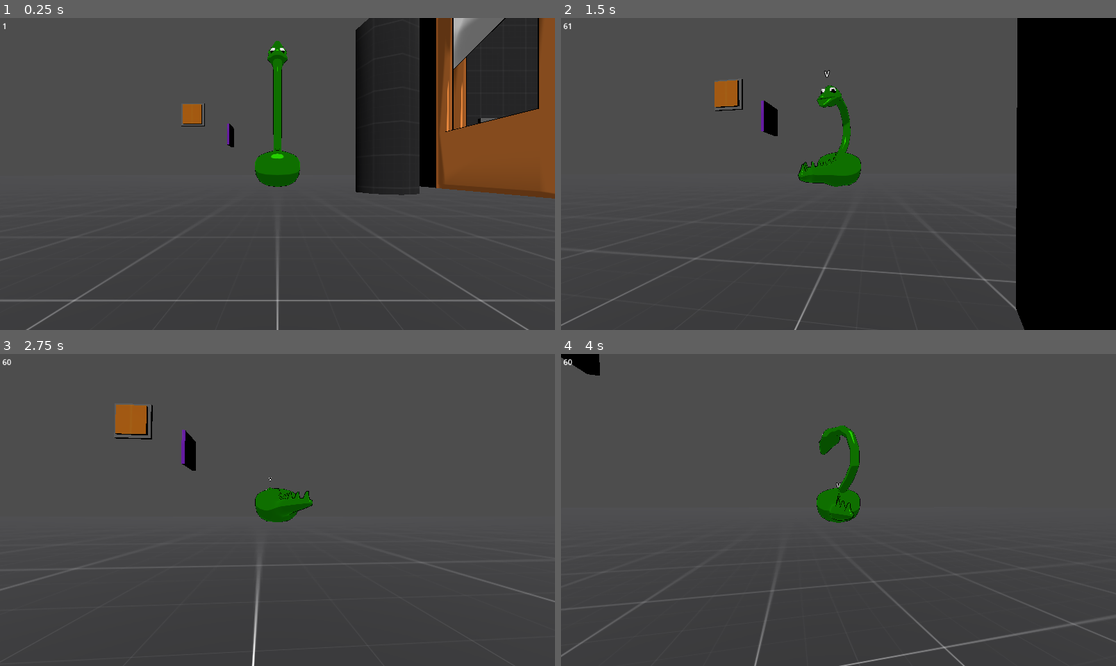
Above: before the commit, frames 1-4 (two rows, left to right).
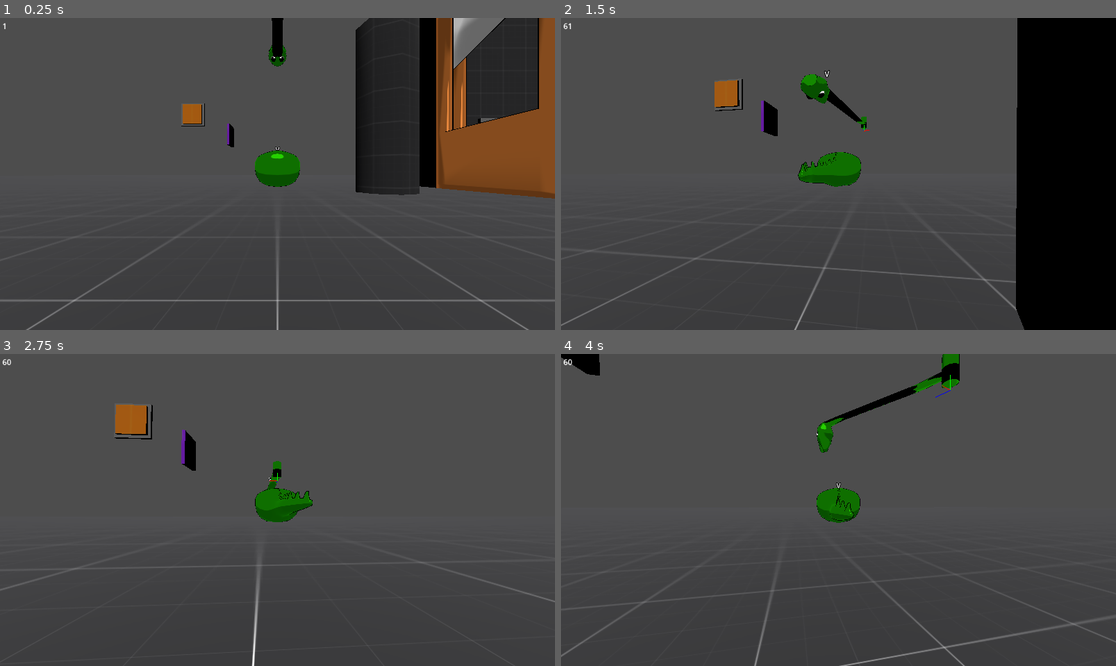
Above: after the commit, the same moments.

Repository: Norodix/Hydradynamic
Game: Godot game, scene res://Source/Environment/world.tscn
Same seed, same stepped clock (60 frames per second), same inputs: the game is played once before the commit and once after it.
Inputs (mouse positions are in pixels of both pictures, inside the frame that each line leads up to):
- Up to frame 1 (0.25 s): no input
- Up to frame 2 (1.5 s): tap Enter at 0.5 s; move the mouse to (866, 174) at 0.52 s; hold Ctrl (Sneak) 0.53-1.28 s; hold W (Forward) from 0.53 s (still down); move the mouse to (810, 174) at 1.27 s; tap Space (control_next) at 1.35 s
- Up to frame 3 (2.75 s): keep holding W (Forward); move the mouse to (288, 503) at 2.02 s; tap 0 at 2.1 s
- Up to frame 4 (4 s): keep holding W (Forward); move the mouse to (832, 516) at 2.77 s; tap 9 at 2.85 s; move the mouse to (877, 513) at 3.52 s; hold Ctrl (Sneak) from 3.53 s (still down)

The runs differ from the first frame. In frame 1, 0.8% of the frame differs, in the area x 48-52%, y 0-43%; in frame 2, 0.8%; in frame 3, 0.1%; in frame 4, 1.5%, in the area x 46-72%, y 0-45%.

Commit message:
Fix hydra neck sausage rotation

Diff:
--- /dev/null
+++ b/Source/Characters/IKFixerUpper.gd
@@ -0,0 +1,36 @@
+extends Node3D
+
+
+@onready var ik : SkeletonIK3D = $"../Head_Armature/Skeleton3D/Neck_IK"
+@onready var skeleton : Skeleton3D = $"../Head_Armature/Skeleton3D"
+var bones : Array = []
+
+
+func _ready():
+	ik.stop()
+	bones = get_bone_children_recursive(skeleton, skeleton.find_bone("Head"))
+
+
+func _process(delta):
+	ik.start(true)
+	# IK uses bones_global_pose_override
+	# Copy the override poses to the real poses
+	for bone in bones:
+		var pose : Transform3D = skeleton.get_bone_global_pose_override(bone)
+		# Rotate x to its place
+		var X = Vector3(1, 0, 0)
+		var Y = pose.basis.y.normalized()
+		var Z = X.cross(Y).normalized()
+		var newbasis = Basis(X, Y, Z).orthonormalized().scaled(pose.basis.get_scale())
+		var newpose = Transform3D(newbasis, pose.origin)
+		DDD.DrawCoords(skeleton.global_transform * newpose.scaled(Vector3(1, 1, 1)))
+		skeleton.set_bone_global_pose_override(bone, newpose, 1, true)
+
+
+func get_bone_children_recursive(skeleton : Skeleton3D, root_index : int):
+	var bones = skeleton.get_bone_children(root_index)
+	var i = 0
+	while i < bones.size():
+		bones += skeleton.get_bone_children(bones[i])
+		i += 1
+	return bones
--- a/Source/Characters/hydra_head.tscn
+++ b/Source/Characters/hydra_head.tscn
@@ -1,7 +1,8 @@
-[gd_scene load_steps=13 format=3 uid="uid://dug5rer0e3dai"]
+[gd_scene load_steps=14 format=3 uid="uid://dug5rer0e3dai"]
 
 [ext_resource type="Script" path="res://Source/Characters/hydra_head.gd" id="1_7mwv7"]
 [ext_resource type="Texture2D" uid="uid://swib77707gw8" path="res://Assets/Hydra/Eyes_Tex.png" id="3_bs31u"]
+[ext_resource type="Script" path="res://Source/Characters/IKFixerUpper.gd" id="4_04ek3"]
 [ext_resource type="Script" path="res://Source/Characters/start_IK.gd" id="4_8dbd0"]
 
 [sub_resource type="SphereShape3D" id="SphereShape3D_kpix3"]
@@ -130,15 +131,15 @@
 bones/0/rest = Transform3D(1, -4.44089e-16, 0, 0, 0, 1, -4.44089e-16, -1, 0, 8.44601e-16, 1.22556e-07, 16.5431)
 bones/0/enabled = true
 bones/0/position = Vector3(8.44601e-16, 1.22556e-07, 16.5431)
-bones/0/rotation = Quaternion(-0.706525, 0.000474975, 0.000474975, 0.707475)
-bones/0/scale = Vector3(1.00048, 1.00048, 1.00048)
+bones/0/rotation = Quaternion(-0.707107, 1.57009e-16, 1.57009e-16, 0.707107)
+bones/0/scale = Vector3(1, 1, 1)
 bones/1/name = "Neck_07"
 bones/1/parent = 0
 bones/1/rest = Transform3D(1, 4.44089e-16, -1.94117e-23, -4.44089e-16, 1, -8.74227e-08, -1.94117e-23, 8.74227e-08, 1, 2.36658e-30, 2.80374, -1.13687e-13)
 bones/1/enabled = true
 bones/1/position = Vector3(2.36658e-30, 2.80374, -1.13687e-13)
-bones/1/rotation = Quaternion(4.37114e-08, -3.9443e-31, -2.22045e-16, 1)
-bones/1/scale = Vector3(1.00048, 1.00048, 1.00048)
+bones/1/rotation = Quaternion(4.37113e-08, -1.41995e-29, -2.22044e-16, 1)
+bones/1/scale = Vector3(1, 1, 1)
 bones/2/name = "Neck_06"
 bones/2/parent = 1
 bones/2/rest = Transform3D(1, 8.48514e-31, 1.68156e-44, -8.48514e-31, 1, 7.10543e-15, -1.12104e-44, -7.10543e-15, 1, -2.04118e-29, 1.70511, 2.432e-16)
@@ -166,7 +167,7 @@
 bones/5/enabled = true
 bones/5/position = Vector3(0, 1.64631, 0)
 bones/5/rotation = Quaternion(0, 0, 3.9443e-31, 1)
-bones/5/scale = Vector3(1.00048, 1.00048, 1.00048)
+bones/5/scale = Vector3(1, 1, 1)
 bones/6/name = "Neck_02"
 bones/6/parent = 5
 bones/6/rest = Transform3D(1, -7.88861e-31, 0, 7.88861e-31, 1, 0, 0, 0, 1, 0, 1.78351, 0)
@@ -210,5 +211,8 @@
 script = ExtResource("4_8dbd0")
 
 [node name="Neck_Target" type="Marker3D" parent="."]
-transform = Transform3D(8, 0, 0, 0, -8, 1.20797e-06, 0, -1.20797e-06, -8, 0.127348, 1.48457, -1.71332)
+transform = Transform3D(8, 0, 0, 0, -8, 1.20797e-06, 0, -1.20797e-06, -8, 0, 1.485, -1.713)
 top_level = true
+
+[node name="IKFixerUpper" type="Node3D" parent="."]
+script = ExtResource("4_04ek3")
--- /dev/null
+++ b/Source/DrawLine3D.gd
@@ -0,0 +1,113 @@
+extends Node2D
+
+class Line:
+	var Start
+	var End
+	var LineColor
+	var TTL # Time to live
+	var Drawn
+
+	func _init(start,end,linecolor,ttl):
+		self.Start = start
+		self.End = end
+		self.LineColor = linecolor
+		self.TTL = ttl
+		self.Drawn = false
+
+var Lines = []
+var RemovedLine = false
+
+func _process(delta):
+	for i in range(len(Lines)):
+		Lines[i].TTL -= delta
+
+	if Lines.size() > 0:
+		queue_redraw()
+
+
+func _draw():
+	#Remove lines that have timed out and have been drawn already
+	var j = Lines.size() - 1
+	while (j >= 0):
+		if(Lines[j].TTL < 0.0 && Lines[j].Drawn):
+			Lines.remove_at(j)
+			RemovedLine = true
+		j -= 1
+
+
+	var Cam = get_viewport().get_camera_3d()
+
+	if not Cam:
+		return
+
+	for i in range(len(Lines)):
+		var ScreenPointStart = Cam.unproject_position(Lines[i].Start)
+		var ScreenPointEnd = Cam.unproject_position(Lines[i].End)
+
+		Lines[i].Drawn = true # mark as drawn even if not visible to avoid mem leak
+
+		#Dont draw line if either start or end is considered behind the camera
+		#this causes the line to not be drawn sometimes but avoids a bug where the
+		#line is drawn incorrectly
+		if(Cam.is_position_behind(Lines[i].Start) ||
+			Cam.is_position_behind(Lines[i].End)):
+			continue
+
+		draw_line(ScreenPointStart, ScreenPointEnd, Lines[i].LineColor)
+
+
+
+func DrawLine(Start, End, LineColor, TTL = 0.0):
+	Lines.append(Line.new(Start, End, LineColor, TTL))
+
+func DrawRay(Start, Ray, LineColor, TTL = 0.0):
+	Lines.append(Line.new(Start, Start + Ray, LineColor, TTL))
+
+func DrawCoords(t : Transform3D, ColorX = Color.RED, ColorY = Color.GREEN, ColorZ = Color.BLUE, TTL = 0.0):
+	DrawRay(t.origin, t.basis.x, ColorX, TTL)
+	DrawRay(t.origin, t.basis.y, ColorY, TTL)
+	DrawRay(t.origin, t.basis.z, ColorZ, TTL)
+
+func DrawCube(Center, HalfExtents, LineColor, TTL = 0.0):
+	#Start at the 'top left'
+	var LinePointStart = Center
+	LinePointStart.x -= HalfExtents
+	LinePointStart.y += HalfExtents
+	LinePointStart.z -= HalfExtents
+
+	#Draw top square
+	var LinePointEnd = LinePointStart + Vector3(0, 0, HalfExtents * 2.0)
+	DrawLine(LinePointStart, LinePointEnd, LineColor, TTL);
+	LinePointStart = LinePointEnd
+	LinePointEnd = LinePointStart + Vector3(HalfExtents * 2.0, 0, 0)
+	DrawLine(LinePointStart, LinePointEnd, LineColor, TTL);
+	LinePointStart = LinePointEnd
+	LinePointEnd = LinePointStart + Vector3(0, 0, -HalfExtents * 2.0)
+	DrawLine(LinePointStart, LinePointEnd, LineColor, TTL);
+	LinePointStart = LinePointEnd
+	LinePointEnd = LinePointStart + Vector3(-HalfExtents * 2.0, 0, 0)
+	DrawLine(LinePointStart, LinePointEnd, LineColor, TTL);
+
+	#Draw bottom square
+	LinePointStart = LinePointEnd + Vector3(0, -HalfExtents * 2.0, 0)
+	LinePointEnd = LinePointStart + Vector3(0, 0, HalfExtents * 2.0)
+	DrawLine(LinePointStart, LinePointEnd, LineColor, TTL);
+	LinePointStart = LinePointEnd
+	LinePointEnd = LinePointStart + Vector3(HalfExtents * 2.0, 0, 0)
+	DrawLine(LinePointStart, LinePointEnd, LineColor, TTL);
+	LinePointStart = LinePointEnd
+	LinePointEnd = LinePointStart + Vector3(0, 0, -HalfExtents * 2.0)
+	DrawLine(LinePointStart, LinePointEnd, LineColor, TTL);
+	LinePointStart = LinePointEnd
+	LinePointEnd = LinePointStart + Vector3(-HalfExtents * 2.0, 0, 0)
+	DrawLine(LinePointStart, LinePointEnd, LineColor, TTL);
+
+	#Draw vertical lines
+	LinePointStart = LinePointEnd
+	DrawRay(LinePointStart, Vector3(0, HalfExtents * 2.0, 0), LineColor, TTL)
+	LinePointStart += Vector3(0, 0, HalfExtents * 2.0)
+	DrawRay(LinePointStart, Vector3(0, HalfExtents * 2.0, 0), LineColor, TTL)
+	LinePointStart += Vector3(HalfExtents * 2.0, 0, 0)
+	DrawRay(LinePointStart, Vector3(0, HalfExtents * 2.0, 0), LineColor, TTL)
+	LinePointStart += Vector3(0, 0, -HalfExtents * 2.0)
+	DrawRay(LinePointStart, Vector3(0, HalfExtents * 2.0, 0), LineColor, TTL)
--- a/project.godot
+++ b/project.godot
@@ -18,6 +18,7 @@
 [autoload]
 
 Globals="*res://Source/globals.gd"
+DDD="*res://Source/DrawLine3D.gd"
 
 [editor_plugins]
 
